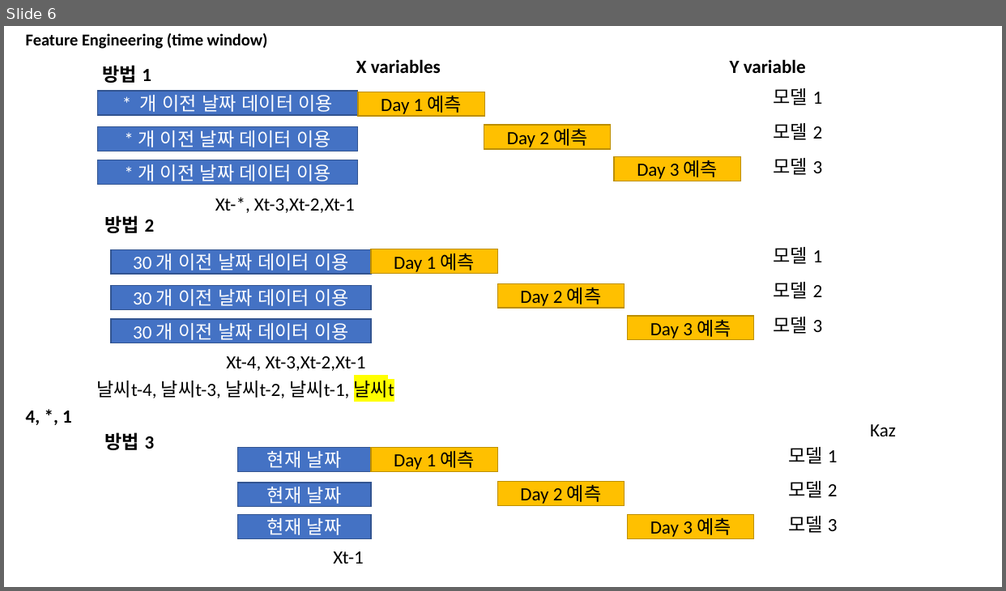
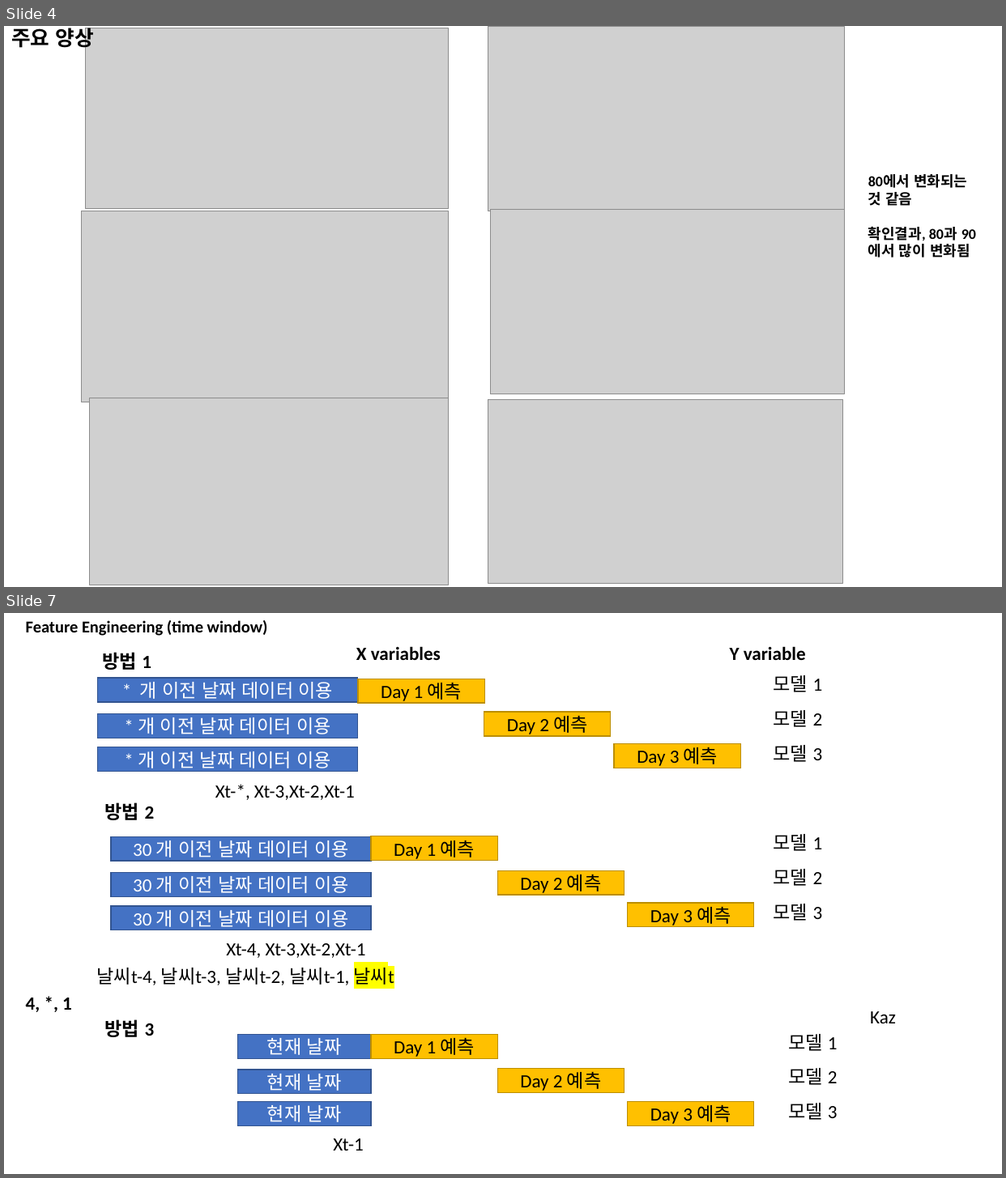
Before and after one commit to pcyoung75/GlobalForecasting, a slide deck: doc/Paper Images.pptx. Shown one above the other, each under a label of ours: slide 6 before the commit, slides 4 and 7 after it; the slides between them are not shown. The pictures are 1006x591 and 1006x1178 pixels, drawn with LibreOffice and Linux fonts; fonts in the diff are those of the drawing; grey boxes stand for pictures. Boxes give left, top, right and bottom in pixels: in the first picture for what was removed or moved away, otherwise in the second. Text is boxed around its words. In the diff, an @@ line names an element or a change of style, - is before the commit and + after.

```diff
--- a/doc/Paper Images.pptx
+++ b/doc/Paper Images.pptx
@@ slide 4 added at (4,26,1002,587), background #FFFFFF @@
@@ title added at (11,26,94,51), 20 pt, text #000000, bold @@
+주요 양상
@@ picture added at (85,28,448,209) @@
@@ picture added at (488,26,845,211) @@
@@ text added at (868,174,970,258), 14 pt, text #000000, bold @@
+80에서 변화되는 것 같음
+확인결과, 80과 90에서 많이 변화됨
@@ picture added at (81,211,448,402) @@
@@ picture added at (491,209,845,395) @@
@@ picture added at (90,398,449,585) @@
@@ picture added at (488,400,843,584) @@
@@ what was slide 6 is now slide 7 @@
```
Also in this commit, not shown: 1 slide changed, 61 other slides added, 4 other files.
